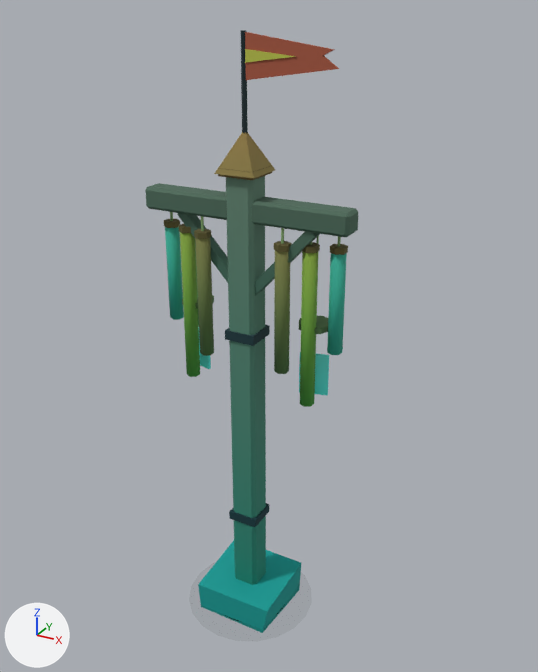
A saved change to the glTF model web/world/assets/chime_post.glb.
The view is the same before and after, from a camera (50 mm lens) standing at (1.44, -2.44, 2.63) and looking at (0.07, 0.06, 1.37). Lighting does not change. The marker at lower left points along +X, +Y and +Z. The first picture is the older version. Vertices at exactly the same position are counted once.

The first picture shows 'chime_post'.
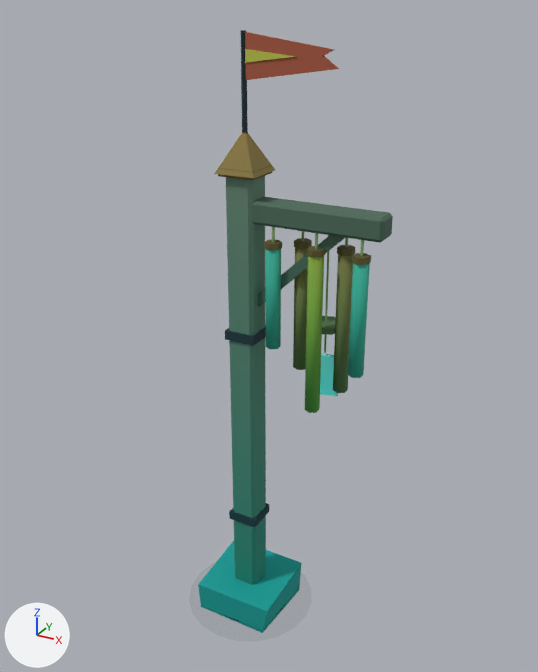
The change, as a list of edits to the scene's bpy script:
```text
Change me_sx_chime_post:
    used by ob_chime_post; location = (0.0, 0.0, 0.0)
    remove me_sx_chime_post.from_pydata(...)  # 461 vertices, 734 faces; spans x -0.45..0.45, y -0.3..0.3, z -0.04..2.56
    add me_sx_chime_post.from_pydata(...)  # 389 vertices, 618 faces; spans x -0.3..0.58, y -0.3..0.3, z -0.04..2.56
    me_sx_chime_post part 1: the loose piece of 24 vertices spanning x -0.45..0.45, y -0.05..0.05, z 1.88..1.96 is scaled about its middle by (0.683, 1, 1), then moved by (0.27, 0.0, 0.0)
    me_sx_chime_post part 2: the loose piece of 8 vertices spanning x -0.01..0.31, y -0.04..0.01, z 1.54..1.89 is scaled about its middle by (1.33, 1, 1.15), then moved by (0.05, 0.02, -0.02)
    me_sx_chime_post part 3: the loose piece of 12 vertices spanning x 0.15..0.21, y -0.06..-0.01, z 1.28..1.8 is moved by (0.05, 0.07, 0.0)
    me_sx_chime_post part 4: a new loose piece, a 6-sided cylinder along z spanning x 0.384..0.436, y 0.005..0.065, z 1.22..1.8, in mat_sx_copper
    me_sx_chime_post part 5: the loose piece of 12 vertices spanning x 0.15..0.21, y -0.07..0.0, z 1.79..1.82 is moved by (-0.04, 0.0, 0.0)
    me_sx_chime_post part 6: the loose piece of 12 vertices spanning x 0.25..0.31, y -0.03..0.03, z 1.79..1.82 is moved by (-0.05, 0.04, 0.0)
    me_sx_chime_post part 7: the loose piece of 12 vertices spanning x 0.35..0.41, y 0.0..0.07, z 1.79..1.82 is moved by (-0.06, -0.07, 0.0)
    me_sx_chime_post part 8: the loose piece of 12 vertices spanning x -0.21..-0.15, y -0.07..0.0, z 1.79..1.82 is moved by (0.59, 0.07, 0.0)
    me_sx_chime_post part 9: the loose piece of 12 vertices spanning x -0.31..-0.25, y -0.03..0.03, z 1.79..1.82 is moved by (0.78, -0.04, 0.0)
    me_sx_chime_post part 10: the loose piece of 8 vertices spanning x 0.18, y -0.04..-0.03, z 1.8..1.88 is moved by (-0.04, 0.0, 0.0)
    me_sx_chime_post part 11: the loose piece of 8 vertices spanning x 0.38, y 0.03..0.04, z 1.8..1.88 is moved by (-0.06, -0.07, 0.0)
    me_sx_chime_post part 12: the loose piece of 8 vertices spanning x -0.18, y -0.04..-0.03, z 1.8..1.88 is moved by (0.59, 0.07, 0.0)
    me_sx_chime_post part 13: the loose piece of 8 vertices spanning x -0.28, y 0.0, z 1.8..1.88 is moved by (0.78, -0.04, 0.0)
    me_sx_chime_post part 14: the loose piece of 8 vertices spanning x 0.28, y 0.06, z 1.35..1.85 is moved by (0.04, 0.02, 0.0)
    me_sx_chime_post part 15: the loose piece of 12 vertices spanning x 0.35..0.41, y 0.01..0.06, z 1.38..1.8 is moved by (-0.24, -0.07, 0.0)
    me_sx_chime_post part 16: a new loose piece, a 6-sided cylinder along z spanning x 0.474..0.526, y -0.065..-0.005, z 1.34..1.8, in mat_sx_st_verdigris
    me_sx_chime_post part 17: the loose piece of 12 vertices spanning x 0.25..0.31, y -0.03..0.03, z 1.14..1.8 is moved by (0.04, -0.03, 0.0)
    me_sx_chime_post part 18: the loose piece of 16 vertices spanning x 0.21..0.35, y -0.01..0.13, z 1.46..1.48 is moved by (0.04, 0.02, 0.0)
    me_sx_chime_post part 19: the loose piece of 8 vertices spanning x 0.22..0.34, y 0.04..0.08, z 1.16..1.34 is moved by (0.04, 0.02, 0.0)
    me_sx_chime_post part 20: 9 loose pieces with 96 vertices, spanning x -0.41..0.01, y -0.06..0.13, z 1.14..1.89, are deleted
    other edits to the shape of me_sx_chime_post do not show in these pictures
```

Location of each change, [x1, y1, x2, y2] in pixels of the pictures (538 x 672 px; the box of a moved part takes in the faces that stretch with it):
'chime_post', reshaped (8% narrower): before [145, 30, 358, 633]; after [198, 30, 393, 633]
part 1 of me_sx_chime_post, moved or reshaped: before [145, 183, 358, 237]; after [252, 197, 393, 243]
part 2 of me_sx_chime_post, moved or reshaped: before [255, 232, 320, 295]; after [258, 235, 345, 307]
part 3 of me_sx_chime_post, moved or reshaped: before [274, 250, 290, 374]; after [293, 247, 308, 370]
part 4 of me_sx_chime_post, added (green): after [333, 254, 354, 393]
part 5 of me_sx_chime_post, moved or reshaped: before [274, 241, 292, 252]; after [264, 240, 282, 250]
part 6 of me_sx_chime_post, moved or reshaped: before [302, 242, 320, 253]; after [294, 238, 312, 249]
part 7 of me_sx_chime_post, moved or reshaped: before [330, 244, 348, 255]; after [307, 246, 325, 257]
part 8 of me_sx_chime_post, moved or reshaped: before [194, 229, 211, 239]; after [337, 245, 356, 256]
part 9 of me_sx_chime_post, moved or reshaped: before [178, 224, 191, 233]; after [352, 253, 371, 265]
part 10 of me_sx_chime_post, moved or reshaped: before [281, 228, 284, 244]; after [272, 227, 275, 242]
part 11 of me_sx_chime_post, moved or reshaped (mostly hidden): before [338, 236, 341, 246]; after [315, 233, 318, 249]
part 12 of me_sx_chime_post, moved or reshaped (mostly hidden): before [201, 216, 204, 231]; after [345, 237, 348, 248]
part 13 of me_sx_chime_post, moved or reshaped (not visible before): after [360, 240, 364, 256]
part 14 of me_sx_chime_post, moved or reshaped (mostly hidden before): before [316, 236, 319, 244]; after [324, 235, 329, 353]
part 15 of me_sx_chime_post, moved or reshaped: before [327, 253, 347, 355]; after [265, 249, 281, 349]
part 16 of me_sx_chime_post, added (cyan): after [348, 263, 370, 378]
part 17 of me_sx_chime_post, moved or reshaped: before [300, 251, 318, 407]; after [305, 256, 324, 413]
part 18 of me_sx_chime_post, moved or reshaped: before [299, 316, 328, 334]; after [322, 316, 336, 335]
part 19 of me_sx_chime_post, moved or reshaped: before [299, 352, 329, 395]; after [320, 354, 338, 396]
part 20 of me_sx_chime_post, deleted (green): before [164, 212, 228, 377]
